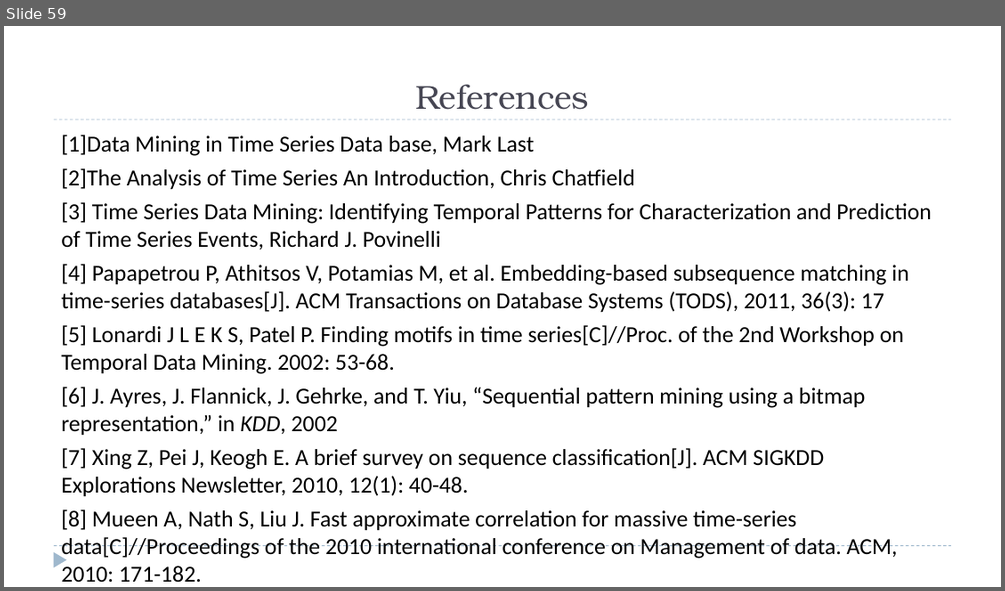
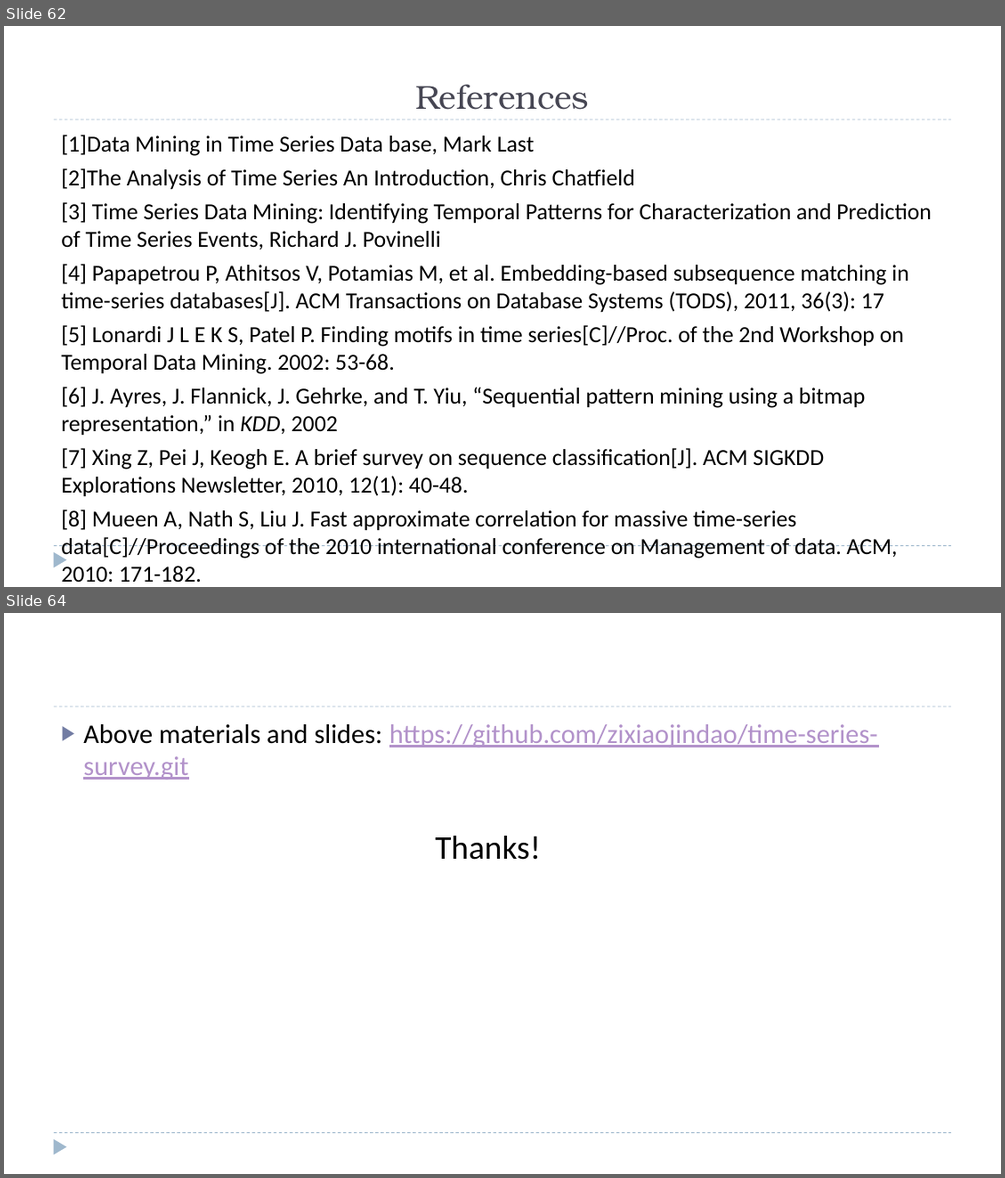
Before and after one commit to zixiaojindao/time-series-survey, a slide deck: slide/tsdm.pptx. Shown one above the other, each under a label of ours: slide 59 before the commit, slides 62 and 64 after it; the slides between them are not shown. The pictures are 1005x591 and 1005x1178 pixels, drawn with LibreOffice and Linux fonts; fonts in the diff are those of the drawing. Boxes give left, top, right and bottom in pixels: in the first picture for what was removed or moved away, otherwise in the second. Text is boxed around its words. In the diff, an @@ line names an element or a change of style, - is before the commit and + after.

```diff
--- a/slide/tsdm.pptx
+++ b/slide/tsdm.pptx
@@ slide 64 added at <box>4,613,1001,1174</box>, background #FFFFFF; not listed: 3 template elements that a slide beside it also shows @@
@@ text added at <box>83,724,878,860</box>, 26 pt, text #B292CA, underline @@
+▶ Above materials and slides: https://github.com/zixiaojindao/time-series-survey.git
+Thanks!
@@ what was slide 59 is now slide 62 @@
```
Also in this commit, not shown: 1 slide changed, 4 other slides added, 52 other files.
